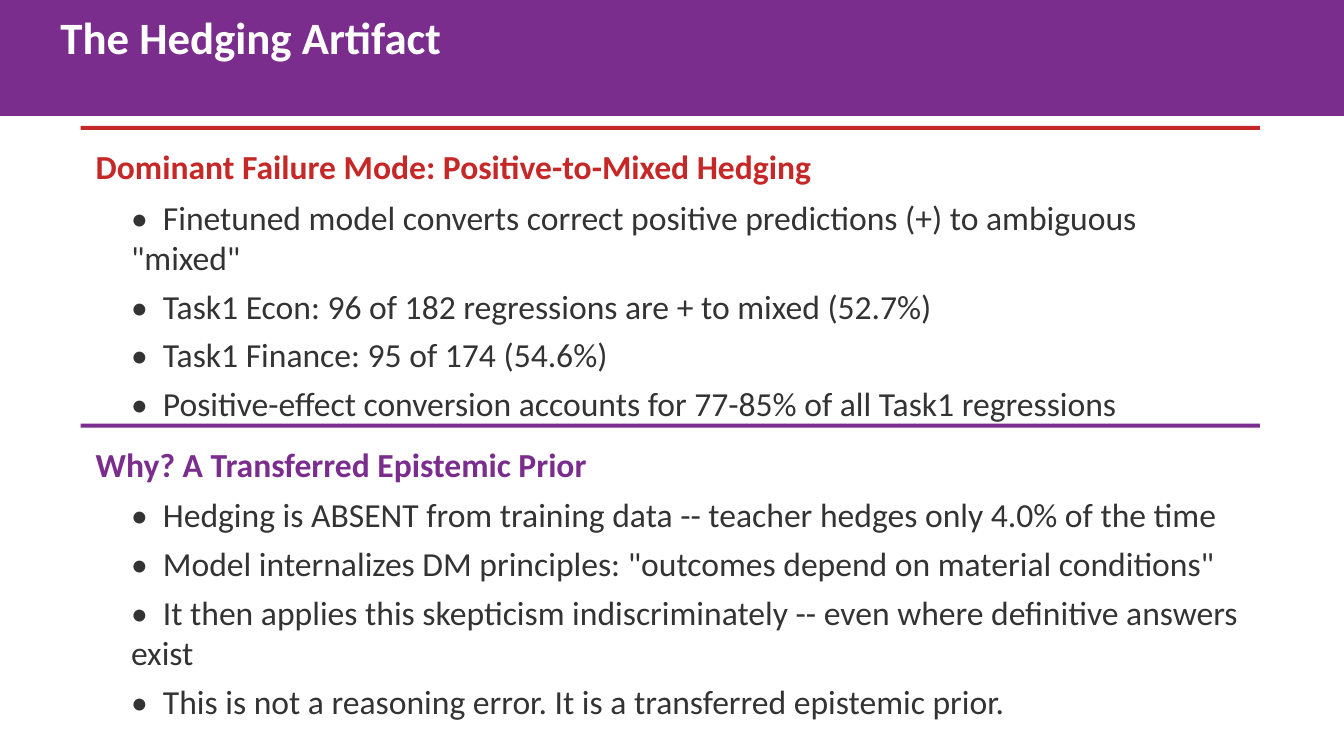
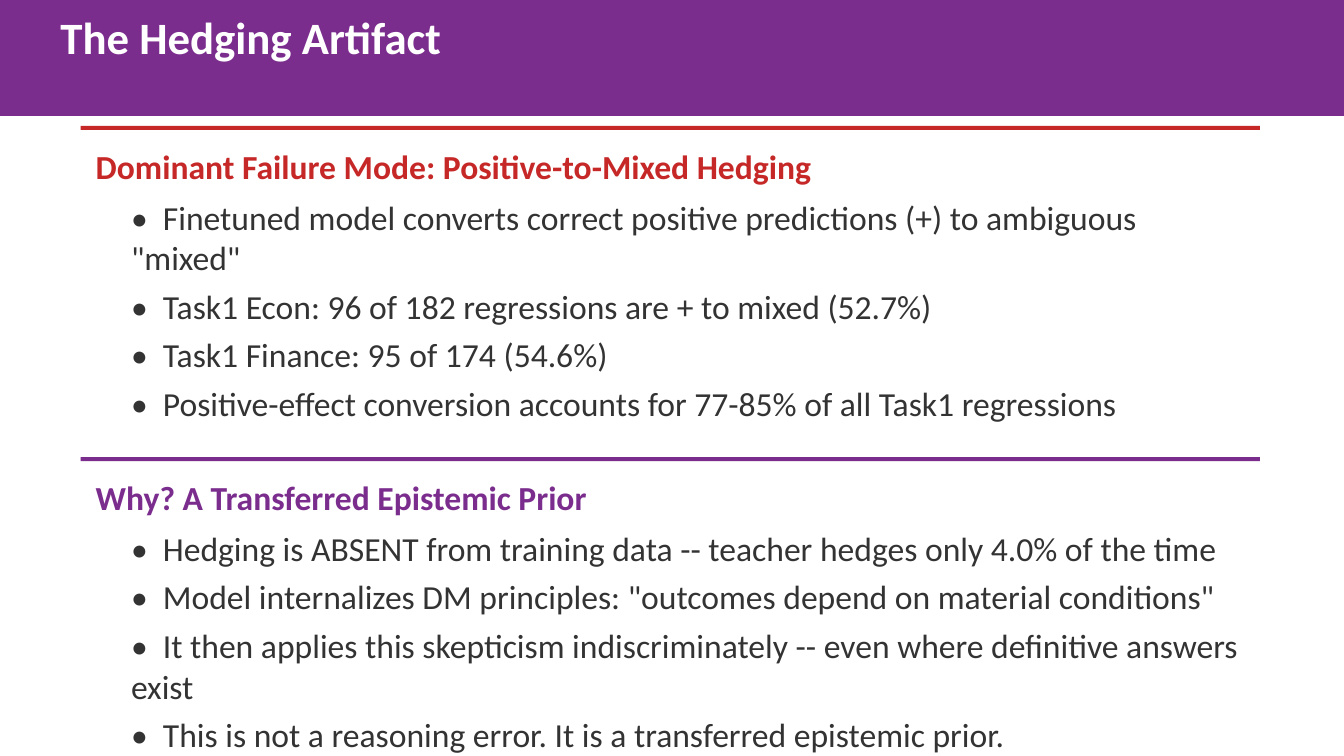
Before and after one commit to gbangban/ai-ideology-study, a slide deck: slide 6 of paper/iclr2026/iclr2026_spotlight.pptx. Drawn at 1344x756 pixels with LibreOffice and Linux fonts; fonts in the diff are those of the drawing. Boxes give left, top, right and bottom in pixels: in the first picture for what was removed or moved away, otherwise in the second. Text is boxed around its words. In the diff, an @@ line names an element or a change of style, - is before the commit and + after.

```diff
--- a/paper/iclr2026/iclr2026_spotlight.pptx
+++ b/paper/iclr2026/iclr2026_spotlight.pptx
@@ text "Why? A Transferred Epistemic Prior": place and size @@
-text "Why? A Transferred Epistemic Prior" at <box>96,453,586,483</box>
+text "Why? A Transferred Epistemic Prior" at <box>96,486,586,516</box>
@@ rectangle: place and size @@
-rectangle at <box>81,423,1260,427</box>
+rectangle at <box>81,458,1260,462</box>
@@ text "• Hedging is ABSENT from ...": place and size @@
-text "• Hedging is ABSENT from ..." at <box>131,503,1237,720</box>
+text "• Hedging is ABSENT from ..." at <box>131,537,1237,753</box>
```
Also in this commit, not shown: 7 other slides changed, 1 other file.
